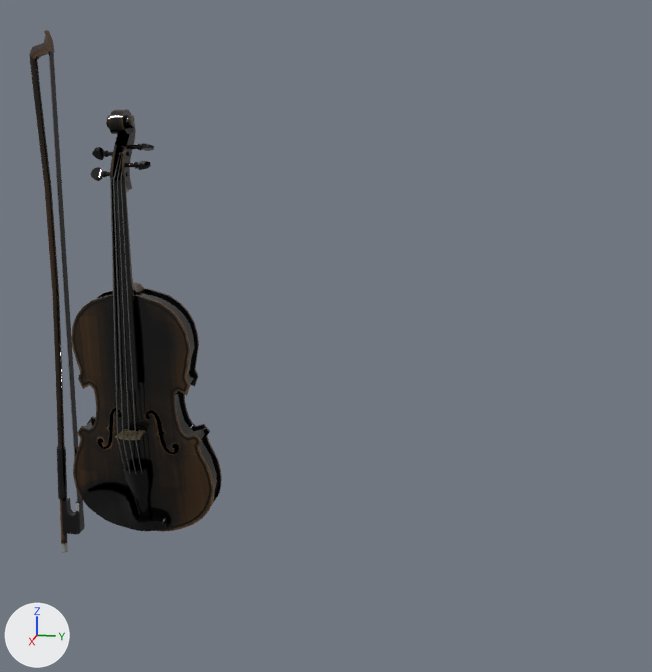
One commit to the glTF model public/violin.glb: the scene before it, then after it.
The view is the same before and after, from a camera (50 mm lens) standing at (1.261, 0.675, 0.651) and looking at (-0.196, 0.384, 0.287). The lights are fixed; the arrows at lower left show +X, +Y and +Z. The first picture is the older version. Where no turn or scale is listed for an object, it has been applied to the vertices.

In view in the first picture: 'violin.smd', 'violin_bow.smd'.
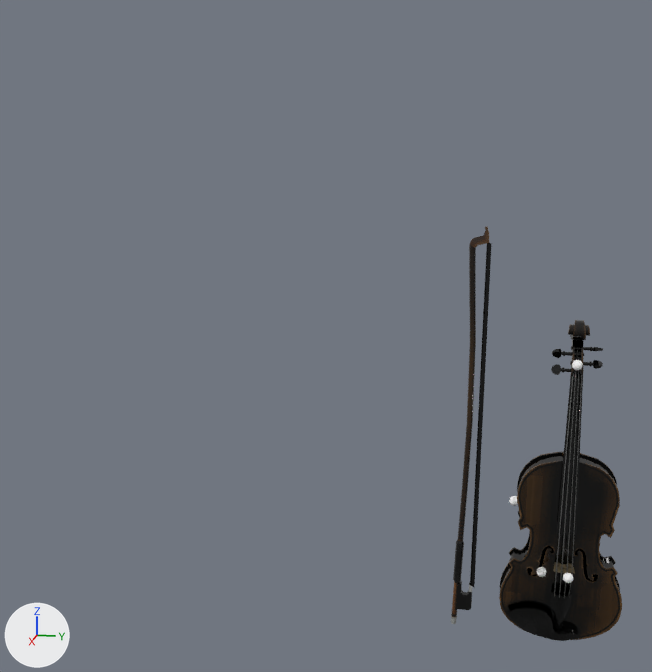
Location of each change, (x1, y1, x2, y2) in pixels of the pictures (652 x 672 px):
```json
{"object": "violin.smd", "change": "moved", "before": [72, 109, 222, 532], "after": [499, 320, 622, 641]}
{"object": "violin_bow.smd", "change": "moved", "before": [29, 30, 85, 553], "after": [451, 226, 491, 624]}
{"object": "球体.001", "change": "added", "after": [572, 360, 583, 370]}
{"object": "球体.002", "change": "added", "after": [563, 573, 573, 583]}
{"object": "球体.003", "change": "added", "after": [536, 567, 547, 577]}
{"object": "球体.004", "change": "added", "after": [509, 496, 518, 506]}
```

The change, as JSON lines over the scene's bpy script:
```json
{"op": "add", "block": "mat_材质_004", "code": ["mat_材质_004 = principled_material('材质.004')", "mat_材质_004.base_color = (1.0, 1.0, 1.0)  # white #ffffff", "mat_材质_004.metallic = 1.0", "mat_材质_004.roughness = 1.0"]}
{"op": "add", "block": "mat_材质_003", "code": ["mat_材质_003 = principled_material('材质.003')", "mat_材质_003.base_color = (1.0, 1.0, 1.0)  # white #ffffff", "mat_材质_003.metallic = 1.0", "mat_材质_003.roughness = 1.0"]}
{"op": "add", "block": "mat_材质_002", "code": ["mat_材质_002 = principled_material('材质.002')", "mat_材质_002.base_color = (1.0, 1.0, 1.0)  # white #ffffff", "mat_材质_002.metallic = 1.0", "mat_材质_002.roughness = 1.0"]}
{"op": "add", "block": "mat_材质_001", "code": ["mat_材质_001 = principled_material('材质.001')", "mat_材质_001.base_color = (1.0, 1.0, 1.0)  # white #ffffff", "mat_材质_001.metallic = 1.0", "mat_材质_001.roughness = 1.0"]}
{"op": "add", "block": "me_球体_004", "code": ["me_球体_004 = bpy.data.meshes.new('球体.004')", "me_球体_004.from_pydata(...)  # a UV sphere (32 segments, 16 rings, poles along z) spanning x -0.0093..0.0093, y -0.0093..0.0093, z -0.0093..0.0093", "me_球体_004.materials.append(mat_材质_004)  # white #ffffff"]}
{"op": "add", "block": "me_球体_003", "code": ["me_球体_003 = bpy.data.meshes.new('球体.003')", "me_球体_003.from_pydata(...)  # a UV sphere (32 segments, 16 rings, poles along z) spanning x -0.0093..0.0093, y -0.0093..0.0093, z -0.0093..0.0093", "me_球体_003.materials.append(mat_材质_003)  # white #ffffff"]}
{"op": "add", "block": "me_球体_002", "code": ["me_球体_002 = bpy.data.meshes.new('球体.002')", "me_球体_002.from_pydata(...)  # a UV sphere (32 segments, 16 rings, poles along z) spanning x -0.0093..0.0093, y -0.0093..0.0093, z -0.0093..0.0093", "me_球体_002.materials.append(mat_材质_002)  # white #ffffff"]}
{"op": "add", "block": "me_球体_001", "code": ["me_球体_001 = bpy.data.meshes.new('球体.001')", "me_球体_001.from_pydata(...)  # a UV sphere (32 segments, 16 rings, poles along z) spanning x -0.0093..0.0093, y -0.0093..0.0093, z -0.0093..0.0093", "me_球体_001.materials.append(mat_材质_001)  # white #ffffff"]}
{"op": "set", "path": "ob_violin_bow_smd.location", "old": "(0.0, 0.0, 0.0)", "new": "(-0.435, 0.624, -0.318)"}
{"op": "set", "path": "ob_violin_smd.location", "old": "(0.415, -0.675, 0.367)", "new": "(0.0, 0.0, 0.0)"}
{"op": "add", "block": "ob_球体_004", "code": ["ob_球体_004 = bpy.data.objects.new('球体.004', me_球体_004)", "ob_球体_004.location = (-0.392, 0.713, -0.07)"]}
{"op": "add", "block": "ob_球体_003", "code": ["ob_球体_003 = bpy.data.objects.new('球体.003', me_球体_003)", "ob_球体_003.location = (-0.348, 0.77, -0.192)"]}
{"op": "add", "block": "ob_球体_002", "code": ["ob_球体_002 = bpy.data.objects.new('球体.002', me_球体_002)", "ob_球体_002.location = (-0.327, 0.817, -0.188)"]}
{"op": "add", "block": "ob_球体_001", "code": ["ob_球体_001 = bpy.data.objects.new('球体.001', me_球体_001)", "ob_球体_001.location = (-0.348, 0.809, 0.217)"]}
```
